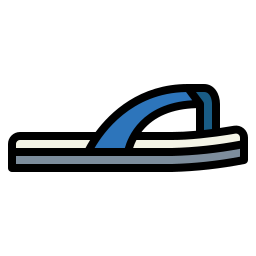
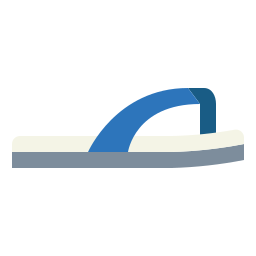
The second 256x256 image is a revision of the first. Changes to its layers:
painted on "L1" over [8, 84, 248, 172]
